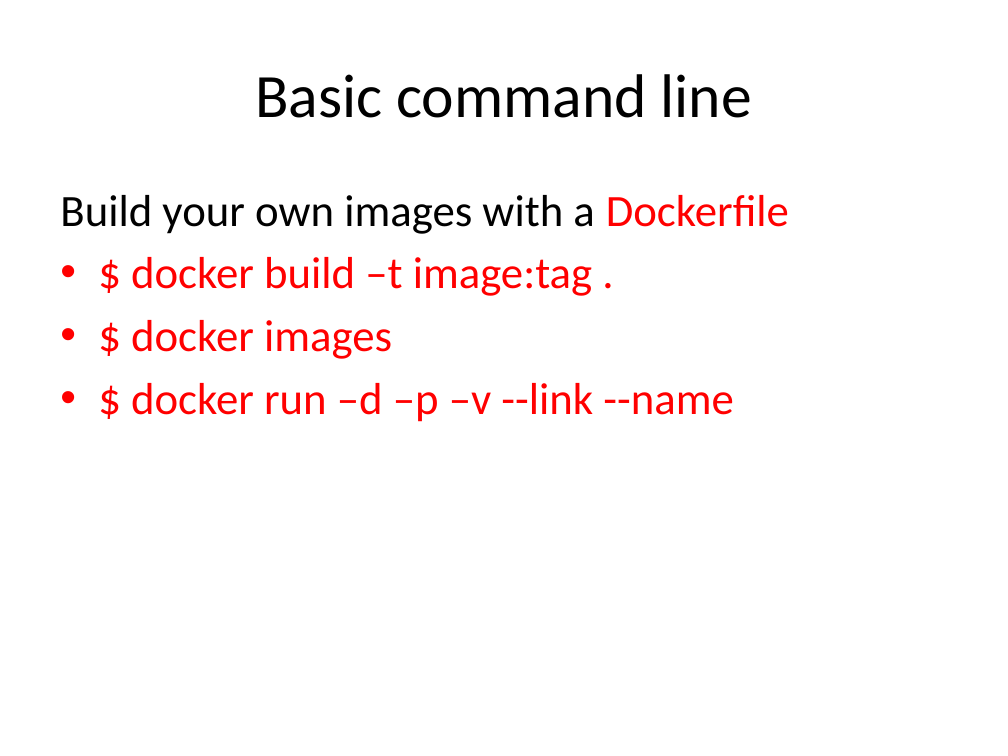
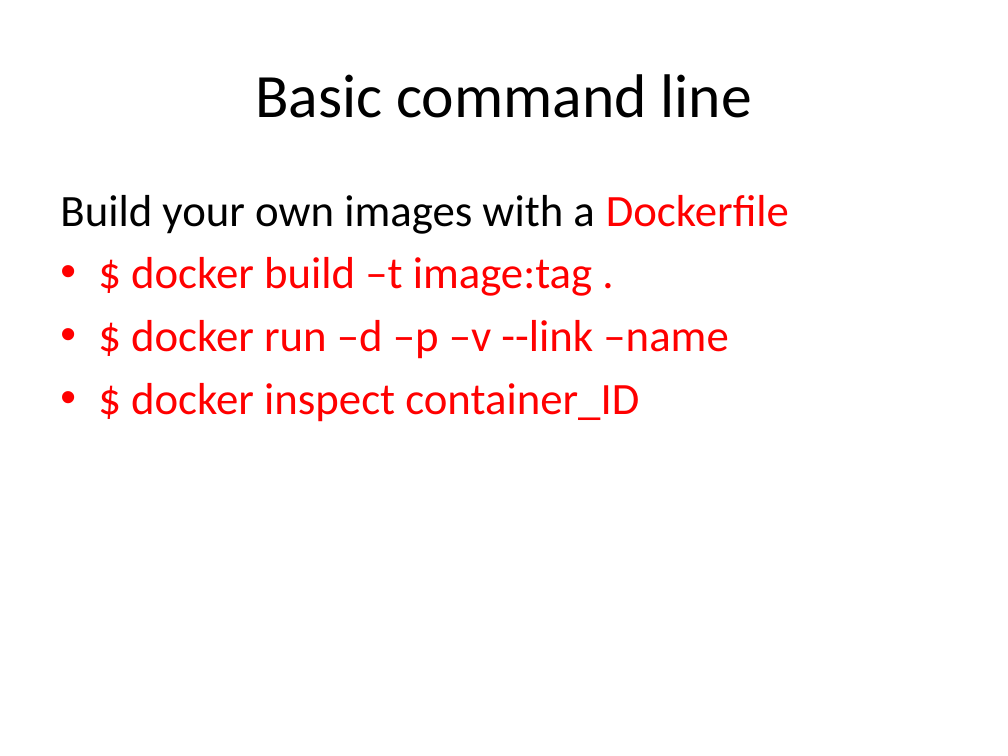
Before and after one commit to wrasdf/ddd-workshop, a slide deck: slide 6 of day-3/ddd-3.pptx (slide 5 before the commit). Drawn at 1008x756 pixels with LibreOffice and Linux fonts; fonts in the diff are those of the drawing. Boxes give left, top, right and bottom in pixels: in the first picture for what was removed or moved away, otherwise in the second. Text is boxed around its words. In the diff, an @@ line names an element or a change of style, - is before the commit and + after.

```diff
--- a/day-3/ddd-3.pptx
+++ b/day-3/ddd-3.pptx
@@ text at [131, 320, 728, 422]: text changed @@
-• $ docker images
-• $ docker run –d –p –v --link --name
+• $ docker run –d –p –v --link –name
+• $ docker inspect container_ID
```
Also in this commit, not shown: 2 other slides changed, 1 slide added, 1 other file.
